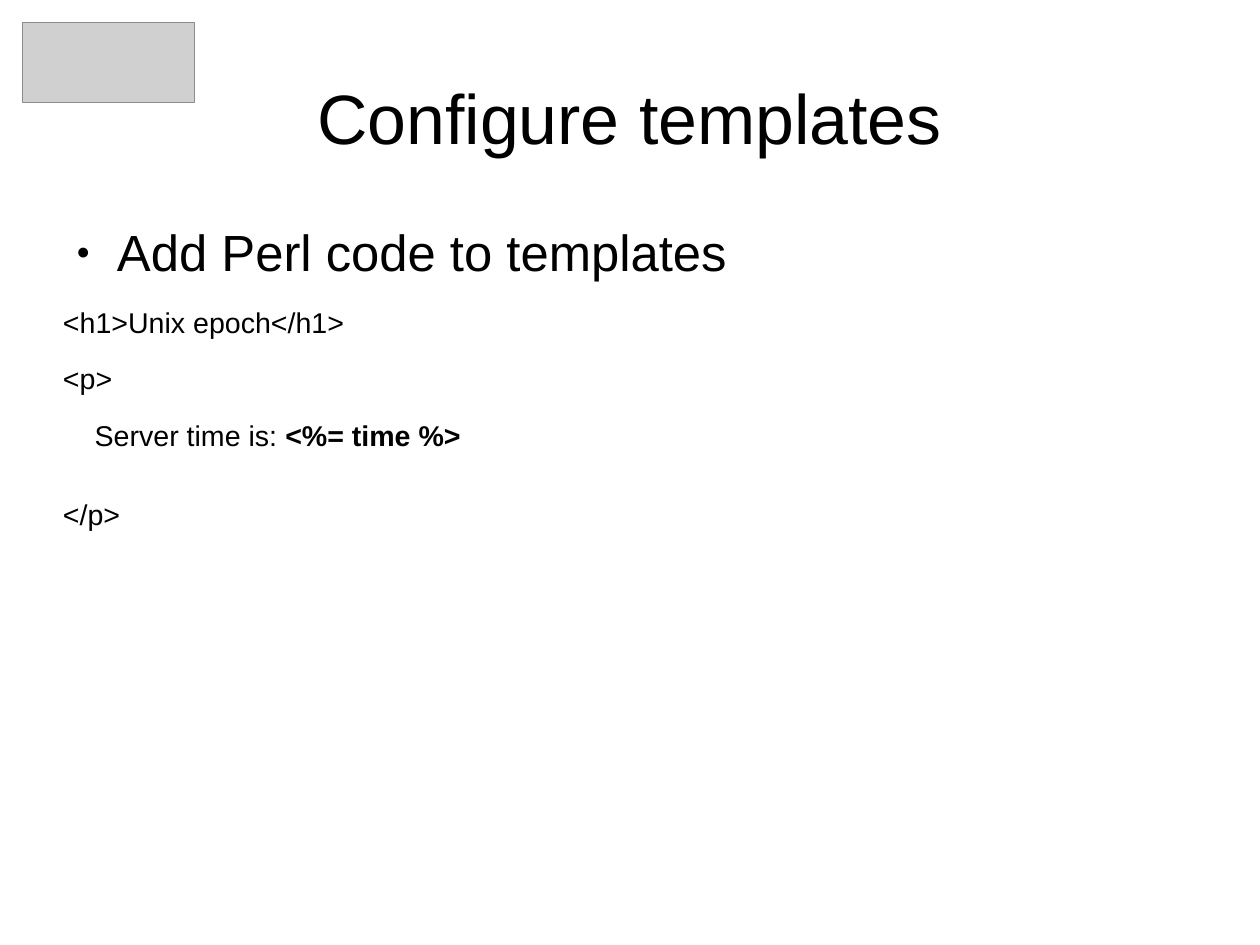
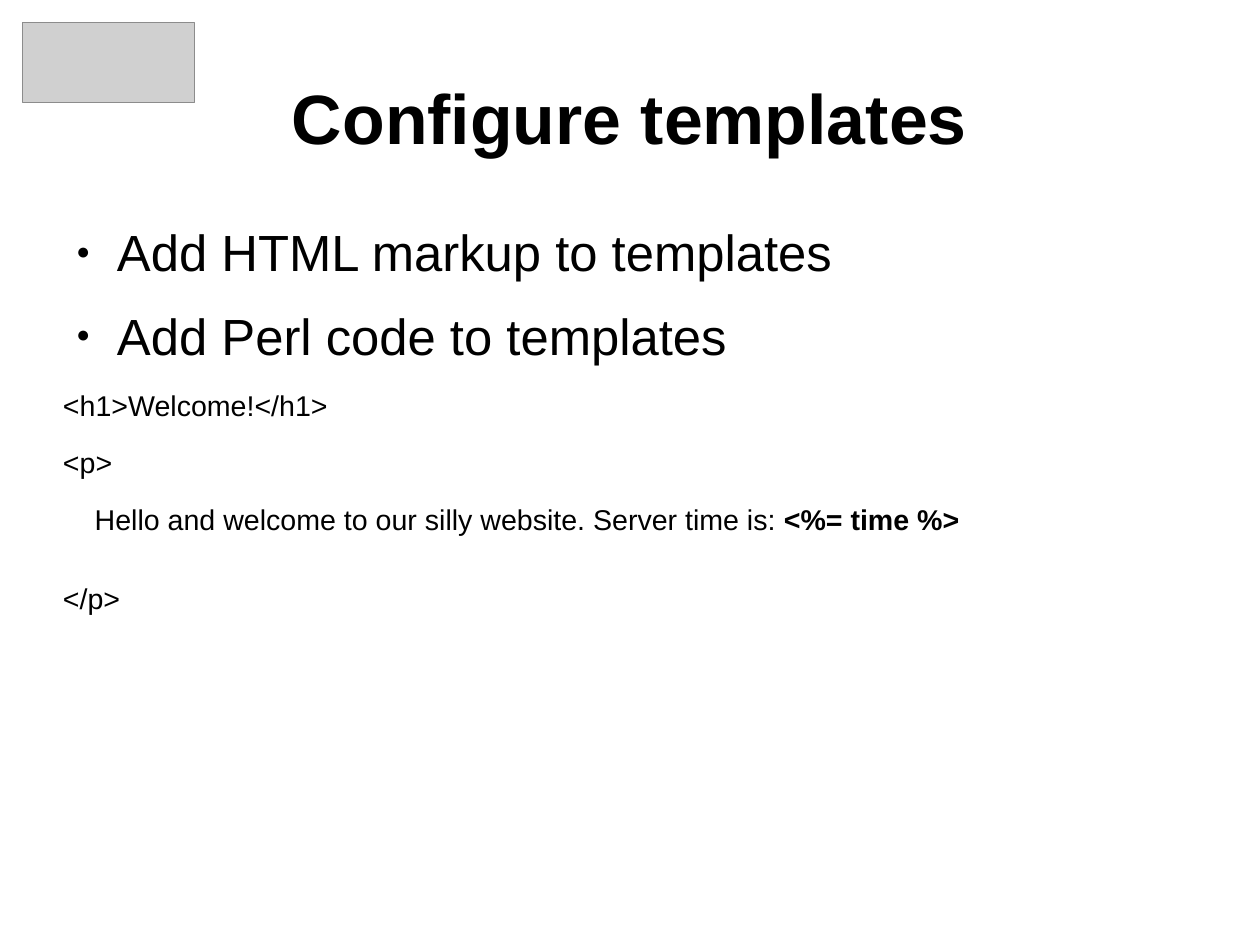
Before and after one commit to arpadszasz/perl-hosting-beginners-talk, a slide deck: slide 30 of clujpm-march2013-talk.odp. Drawn at 1260x945 pixels with LibreOffice and Linux fonts; fonts in the diff are those of the drawing; grey boxes stand for pictures. Boxes give left, top, right and bottom in pixels: in the first picture for what was removed or moved away, otherwise in the second. Text is boxed around its words. In the diff, an @@ line names an element or a change of style, - is before the commit and + after.

Commit message:
Slides update

```diff
--- a/clujpm-march2013-talk.odp
+++ b/clujpm-march2013-talk.odp
@@ title "Configure templates" at [292,93,967,157]: bold on @@
@@ text at [117,234,832,282]: paragraph added @@
+● Add HTML markup to templates
@@ text at [63,395,328,417]: text changed @@
-<h1>Unix epoch</h1>
+<h1>Welcome!</h1>
@@ text at [95,509,910,535]: text changed @@
-Server time is: <%= time %>
+Hello and welcome to our silly website. Server time is: <%= time %>
```
Also in this commit, not shown: 18 other slides changed, 4 slides added, 2 slides removed, 1 other file.
